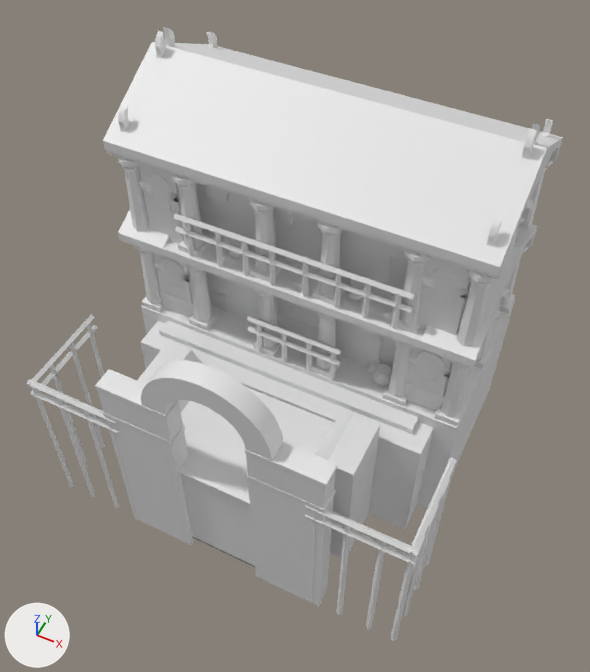
What one commit did to the COLLADA model art/meshes/structural/thracians/cc.dae.
Both versions are drawn from a camera (50 mm lens) standing at (17.6, -36.7, 47.3) and looking at (0.3, -2.0, 3.9). The axes (+X, +Y, +Z) are drawn at lower left. The lights are the same throughout. The picture after the commit comes second. Vertices at exactly the same position are counted once.

The first picture shows 'cc'.
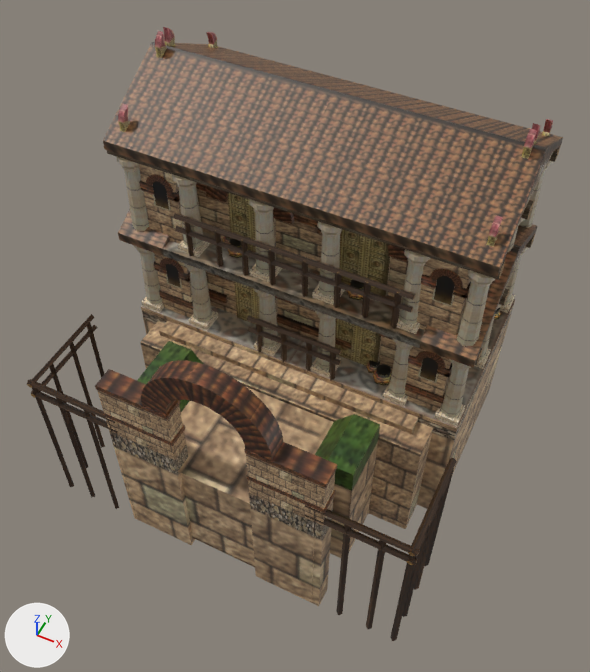
Edits to the scene script, one JSON object a line:
```json
{"op": "add", "block": "img_thra_struct_png", "code": ["img_thra_struct_png = load_image('thra_struct.png', '../../../textures/skins/structural/thra_struct.png', 2048, 1024, 'sRGB')"]}
{"op": "add", "block": "mat_texturas_tracias_002", "code": ["mat_texturas_tracias_002 = principled_material('texturas tracias.002')", "mat_texturas_tracias_002.texture = img_thra_struct_png"]}
{"block": "me_cubo_141", "where": "# used by ob_cc; location = (0.0, 0.0, 0.0)"}
{"op": "remove", "block": "me_cubo_141", "code": "me_cubo_141.from_pydata(...)  # 5722 vertices, 8928 faces; spans x -14.4..14.1, y -13.7..13.3, z -10.0..21.1"}
{"op": "add", "block": "me_cubo_141", "code": "me_cubo_141.from_pydata(...)  # 5731 vertices, 8946 faces; spans x -14.4..14.1, y -13.7..13.3, z -10.0..21.1"}
{"block": "me_cubo_141", "change": "me_cubo_141 part 1"}
{"block": "me_cubo_141", "change": "10 faces are deleted"}
{"block": "me_cubo_141", "change": "9 vertices are added at x -13.3..13.1, y -2.5..11.1, z 16.4..20.0"}
{"block": "me_cubo_141", "change": "28 new faces join them"}
{"block": "me_cubo_141", "change": "me_cubo_141 part 2: 185 kept faces spanning x -14.3..14.0, y -13.7..13.3, z -9.9..0.9 get new texture (UV) coordinates"}
{"block": "me_cubo_141", "change": "me_cubo_141 part 3: 8918 faces spanning x -14.4..14.1, y -13.7..13.3, z -10.0..21.1 switch from mat_texturas_tracias (white #e7e7e7) to mat_texturas_tracias_002 (picture img_thra_struct_png)"}
```

Changed parts and their boxes (x1, y1, x2, y2) in the pictures (590 x 672 px):
```json
{"part": 1, "of": "me_cubo_141", "change": "reshaped", "before": [103, 42, 563, 267], "after": [103, 42, 563, 267]}
{"part": 2, "of": "me_cubo_141", "change": "surface changed", "before": [42, 321, 447, 641], "after": [42, 321, 447, 641]}
{"part": 3, "of": "me_cubo_141", "change": "recoloured", "before": [27, 27, 563, 641], "after": [27, 27, 563, 641], "on screen": "white to brown"}
```
